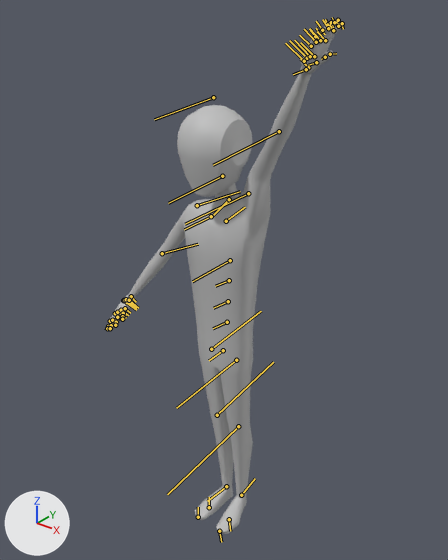
Renders of the FBX model Assets/LeapMotionModules/Hands/Models/Avatars/LeapBodyPresenceTest/LeapBodyExperiment_00.fbx from each side of a commit.
Both versions are drawn from a 50 mm camera at (1.27, -1.57, 2.13) aimed at (0.03, -0.02, 1.17). The axes (+X, +Y, +Z) are drawn at lower left. The lights are the same throughout. Both versions are drawn at frame 31 of the action 'Take 001'; the numbers are the values there. The bones that bend it are drawn over the model as lines.

The first picture shows 'Leap_Body'.
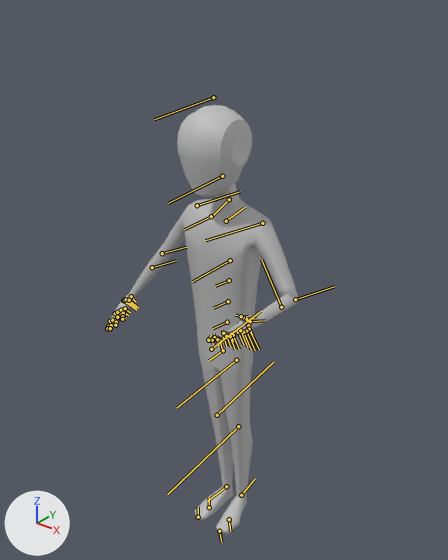
Pixel boxes [x1, y1, x2, y2] of what changed, in the pictures (448 x 560 px):
'Leap_Body', posed (20% narrower, 17% shorter): before [107, 19, 345, 534]; after [107, 105, 298, 534]
bone 'Shoulder_L', root to tip: before (248, 193) to (185, 224); after (262, 223) to (205, 240)
bone 'Elbow_L', root to tip: before (279, 131) to (213, 165); after (295, 299) to (334, 286)
bone 'thumb_meta_L', root to tip: before (306, 69) to (293, 74); after (250, 321) to (265, 320)

What the commit changed:
Bone 'Scapula_L' (bone_scapula_l) turns from (0, -56, 0) to (0, 0, 0) degrees about its own x, y and z.
Bone 'Shoulder_L' (bone_shoulder_l) turns from (0, 57, 0) to (0, 0, 0) degrees about its own x, y and z.
Bone 'Elbow_L' (bone_elbow_l) turns from (0, 0, 0) to (-90, 0, 80) degrees about its own x, y and z.
Bone 'thumb_meta_L' (bone_thumb_meta_l) turns from (0, 0, -34) to (0, 0, 0) degrees about its own x, y and z.
